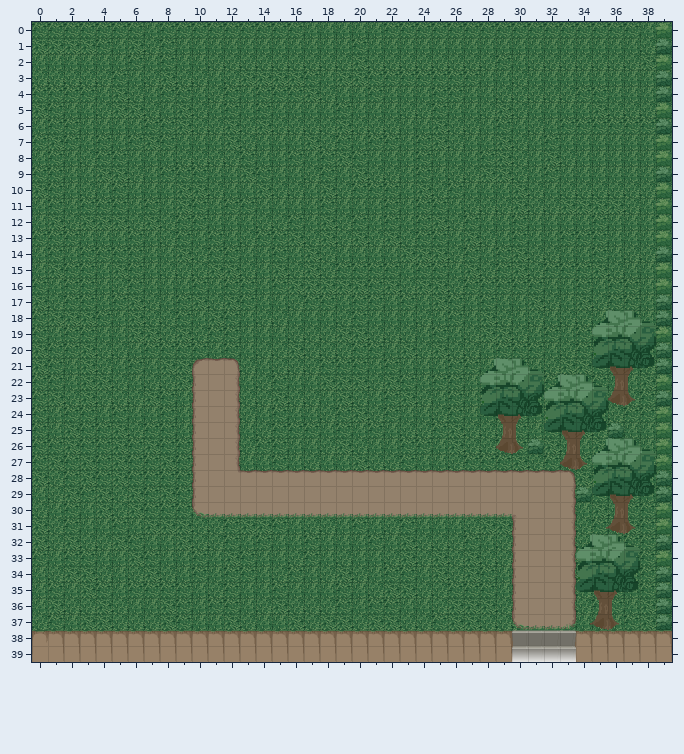
One commit to this Tiled map (JSON): assets/maps/map_foret.json. Above is the file before it was changed.
Cells are 32x32 px. Shown: x 0..39, y 0..39.
Once edited:
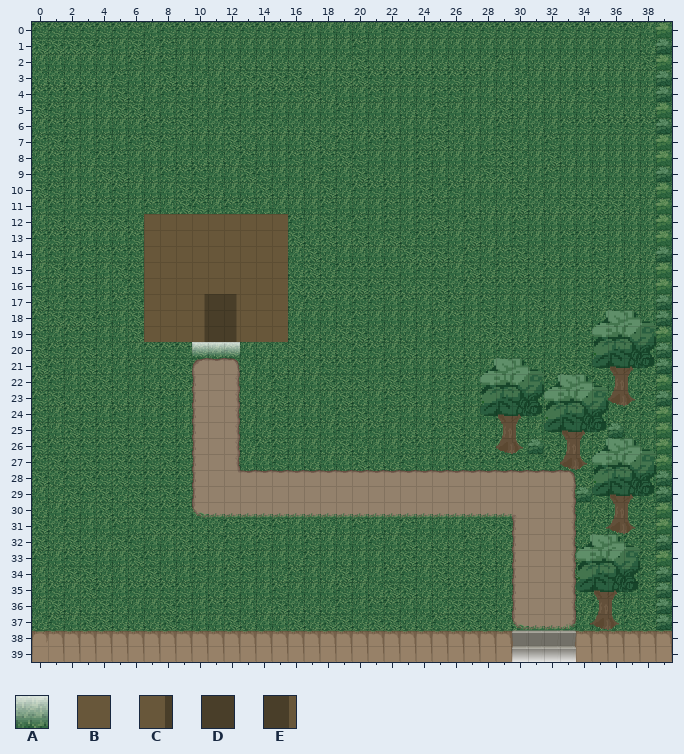
Key: from "tileset_foret": A 88, B 89, C 162, D 163, E 164.
_ is an empty cell.
Tiles of an added or newly shown layer are drawn over the layers below it.
See-through tiles are keyed as they look on the map.
Difference:
Layer "collisions":
y 12..16: x 7..15 _________ -> BBBBBBBBB
y 17..19: x 7..15 _________ -> BBBCDEBBB
Layer "versMaisonGM" (added):
y 20: x 10..12 ___ -> AAA
